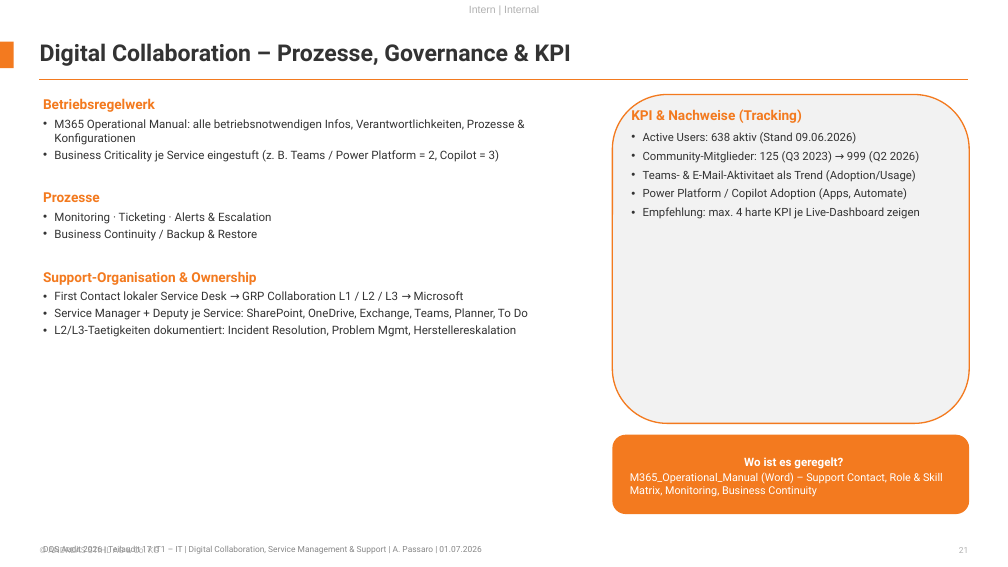
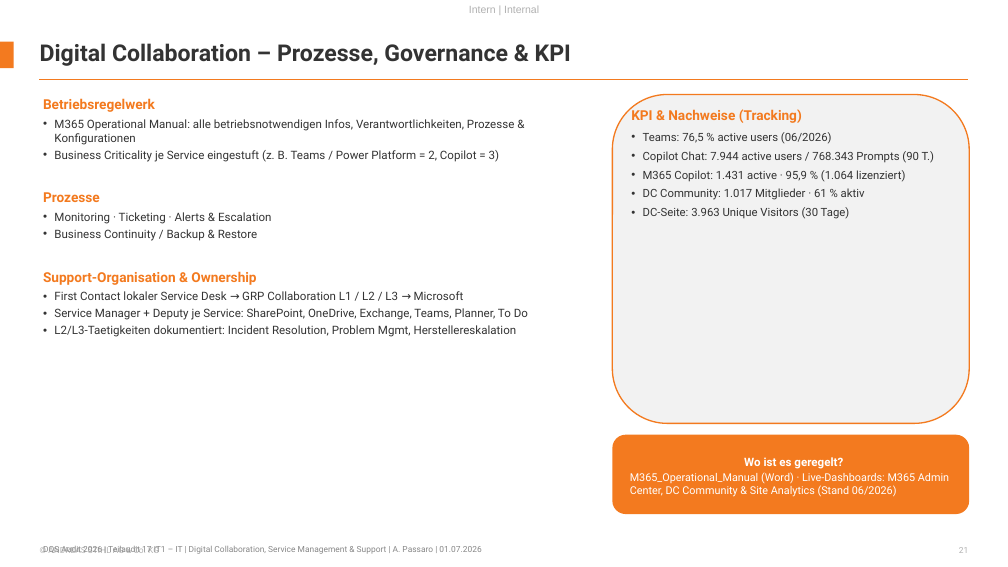
Before and after one commit to apassaro67/SPM, a slide deck: slide 21 of DQS_Audit_IPS_2026_07_01_Passaro.pptx. Drawn at 1008x567 pixels with LibreOffice and Linux fonts; fonts in the diff are those of the drawing; background and template pictures are left out. Boxes give left, top, right and bottom in pixels: in the first picture for what was removed or moved away, otherwise in the second. Text is boxed around its words. In the diff, an @@ line names an element or a change of style, - is before the commit and + after.

```diff
--- a/DQS_Audit_IPS_2026_07_01_Passaro.pptx
+++ b/DQS_Audit_IPS_2026_07_01_Passaro.pptx
@@ text at (643, 132, 934, 219): text changed @@
-• Active Users: 638 aktiv (Stand 09.06.2026)
-• Community-Mitglieder: 125 (Q3 2023) → 999 (Q2 2026)
-• Teams- & E-Mail-Aktivitaet als Trend (Adoption/Usage)
-• Power Platform / Copilot Adoption (Apps, Automate)
-• Empfehlung: max. 4 harte KPI je Live-Dashboard zeigen
+• Teams: 76,5 % active users (06/2026)
+• Copilot Chat: 7.944 active users / 768.343 Prompts (90 T.)
+• M365 Copilot: 1.431 active · 95,9 % (1.064 lizenziert)
+• DC Community: 1.017 Mitglieder · 61 % aktiv
+• DC-Seite: 3.963 Unique Visitors (30 Tage)
@@ text in rounded rectangle at (630, 472, 949, 497): text changed @@
-M365_Operational_Manual (Word) – Support Contact, Role & Skill Matrix, Monitoring, Business Continuity
+M365_Operational_Manual (Word) · Live-Dashboards: M365 Admin Center, DC Community & Site Analytics (Stand 06/2026)
```
Also in this commit, not shown: 1 other slide changed, 1 slide added, 25 other files.
